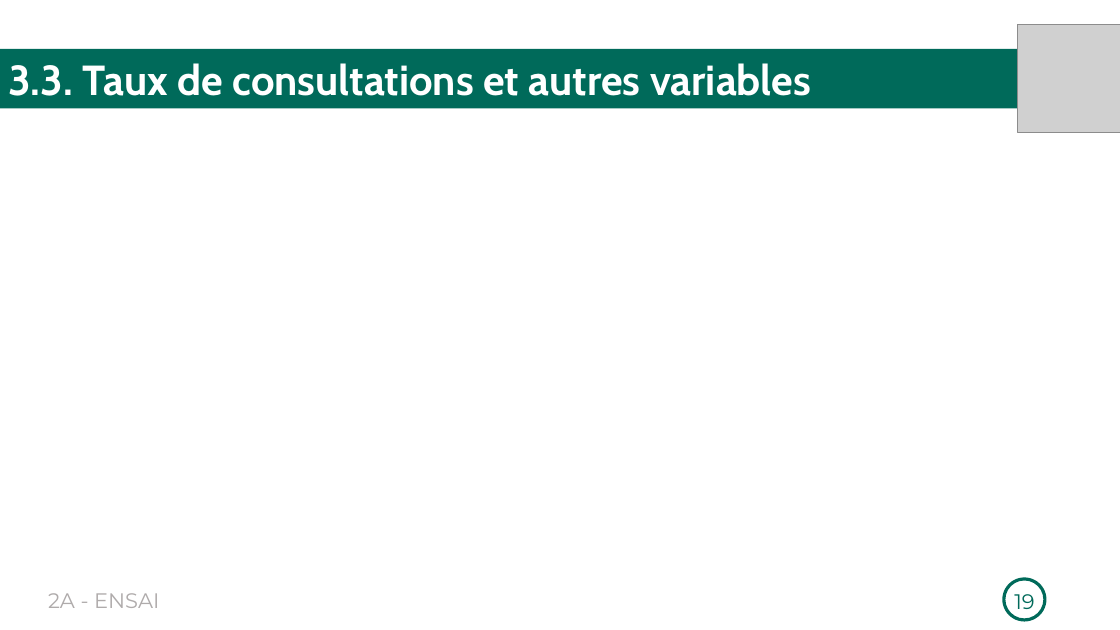
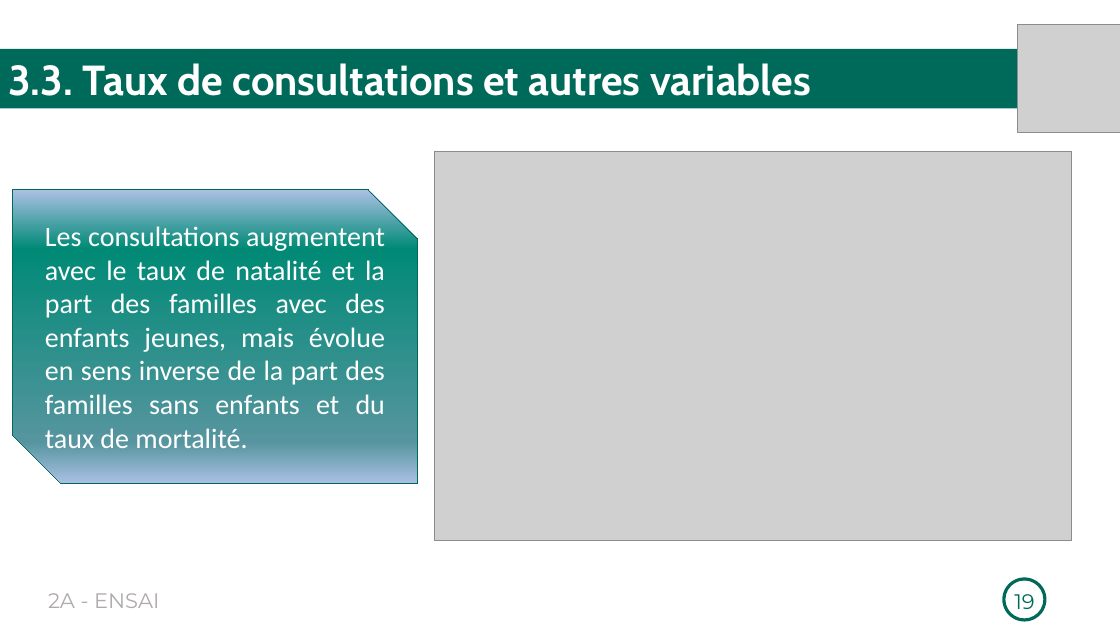
Before and after one commit to Richard-GOZAN/Projet-Stat-2A-Ensai, a slide deck: slide 19 of Présentation/Soutenance_Groupe25.pptx. Drawn at 1120x630 pixels with LibreOffice and Linux fonts; fonts in the diff are those of the drawing; grey boxes stand for pictures. Boxes give left, top, right and bottom in pixels: in the first picture for what was removed or moved away, otherwise in the second. Text is boxed around its words. In the diff, an @@ line names an element or a change of style, - is before the commit and + after.

```diff
--- a/Présentation/Soutenance_Groupe25.pptx
+++ b/Présentation/Soutenance_Groupe25.pptx
@@ picture added at (x1=434, y1=152, x2=1071, y2=540) @@
@@ snip diag rect added at (x1=13, y1=190, x2=418, y2=483), fill gradient #ABC0E4 to #008A76 to #56959F to #C7D5ED, outline #006A5A 0.75 pt, 24 pt, text #FFFFFF @@
+Les consultations augmentent avec le taux de natalité et la part des familles avec des enfants jeunes, mais évolue en sens inverse de la part des familles sans enfants et du taux de mortalité.
```
Also in this commit, not shown: 4 other slides changed, 1 slide added, 1 slide removed, 1 other file.
